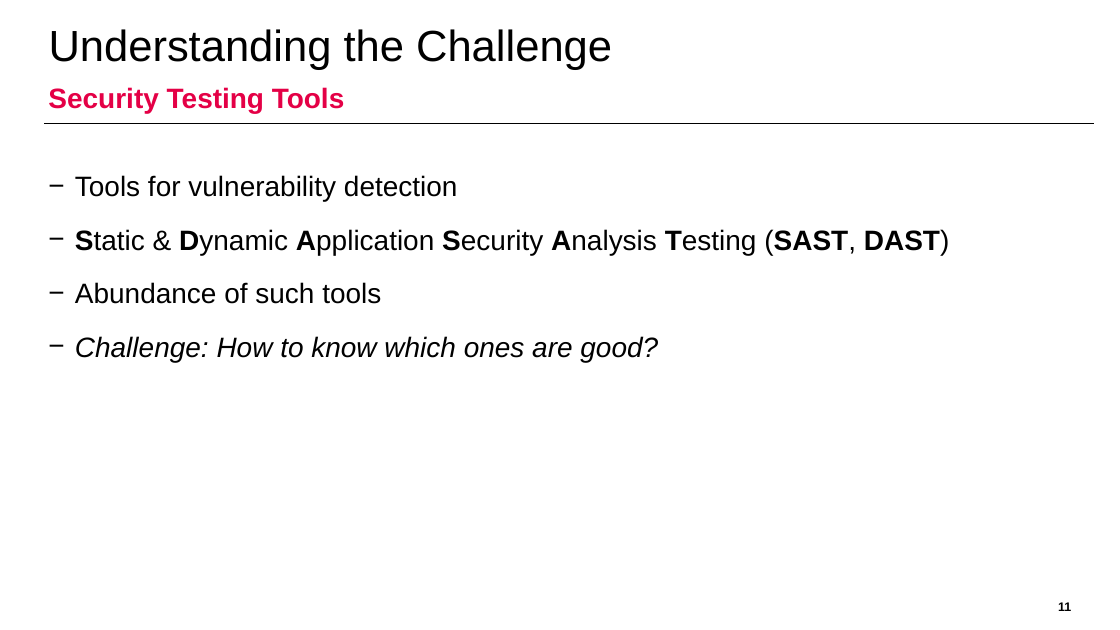
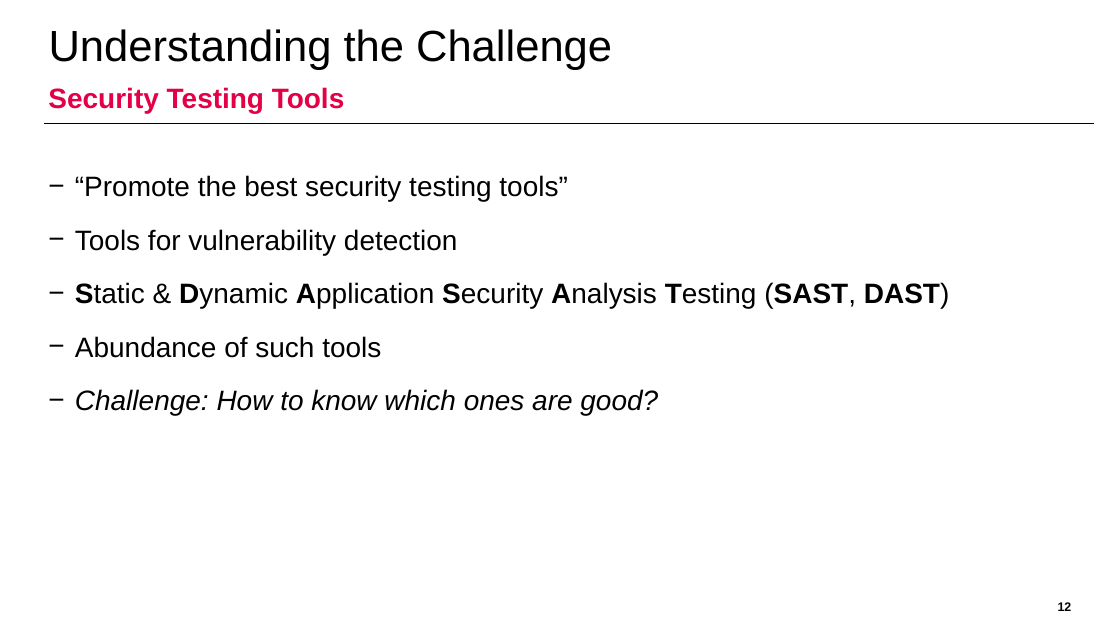
Before and after one commit to domi-cmd/Reference_Application_for_OWASP_MASTG, a slide deck: slide 12 of dev_documents/presentation/ba_thesis_presentation_kronig.pptx (slide 11 before the commit). Drawn at 1120x630 pixels with LibreOffice and Linux fonts; fonts in the diff are those of the drawing; background and template pictures are left out. Boxes give left, top, right and bottom in pixels: in the first picture for what was removed or moved away, otherwise in the second. Text is boxed around its words. In the diff, an @@ line names an element or a change of style, - is before the commit and + after.

```diff
--- a/dev_documents/presentation/ba_thesis_presentation_kronig.pptx
+++ b/dev_documents/presentation/ba_thesis_presentation_kronig.pptx
@@ text at (x1=75, y1=175, x2=567, y2=201): paragraph added @@
+− “Promote the best security testing tools”
@@ page number at (x1=1058, y1=602, x2=1072, y2=611): text changed @@
-11
+12
```
Also in this commit, not shown: 13 other slides changed, 2 slides added.
